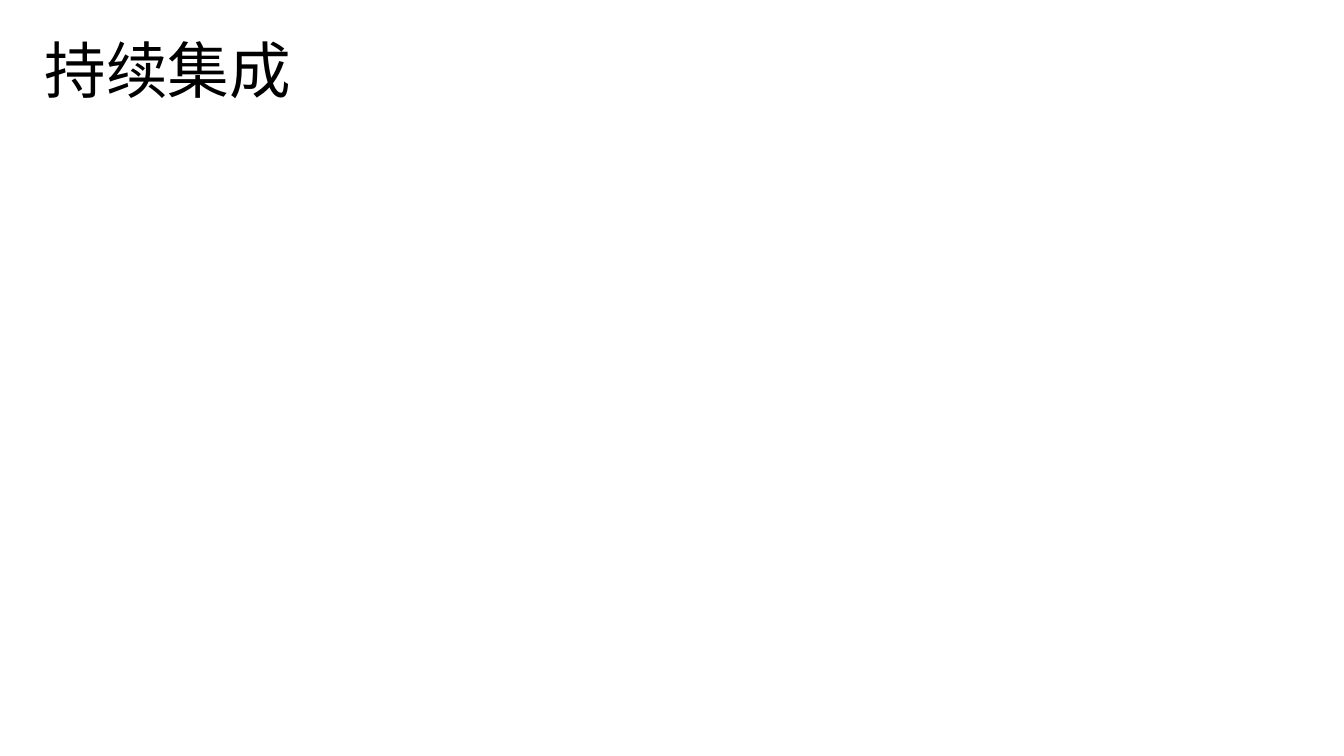
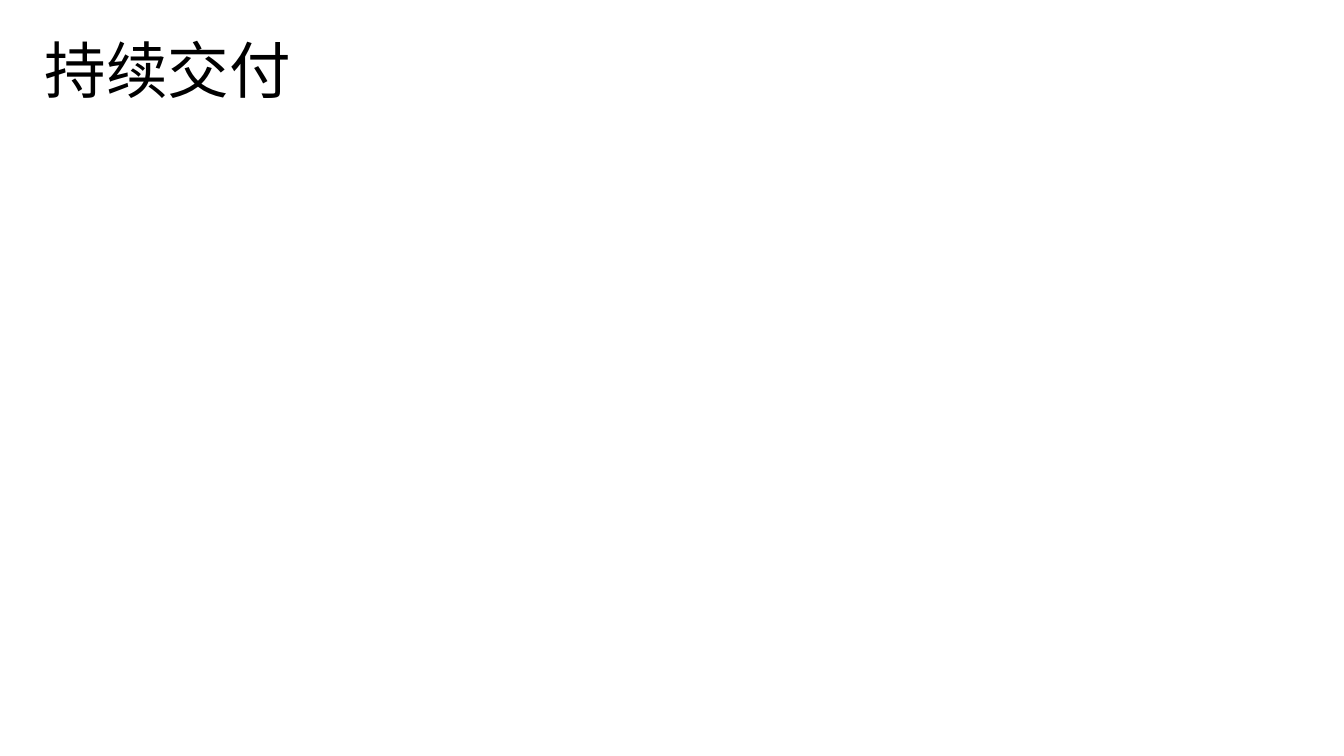
Before and after one commit to neveer/sharewinfo, a slide deck: slide 6 of document/design/上北智信前端框架.pptx (slide 5 before the commit). Drawn at 1344x756 pixels with LibreOffice and Linux fonts; fonts in the diff are those of the drawing. Boxes give left, top, right and bottom in pixels: in the first picture for what was removed or moved away, otherwise in the second. Text is boxed around its words. In the diff, an @@ line names an element or a change of style, - is before the commit and + after.

```diff
--- a/document/design/上北智信前端框架.pptx
+++ b/document/design/上北智信前端框架.pptx
@@ text at [45,41,291,98]: text changed @@
-持续集成
+持续交付
```
Also in this commit, not shown: 2 slides added, 1 other file.
